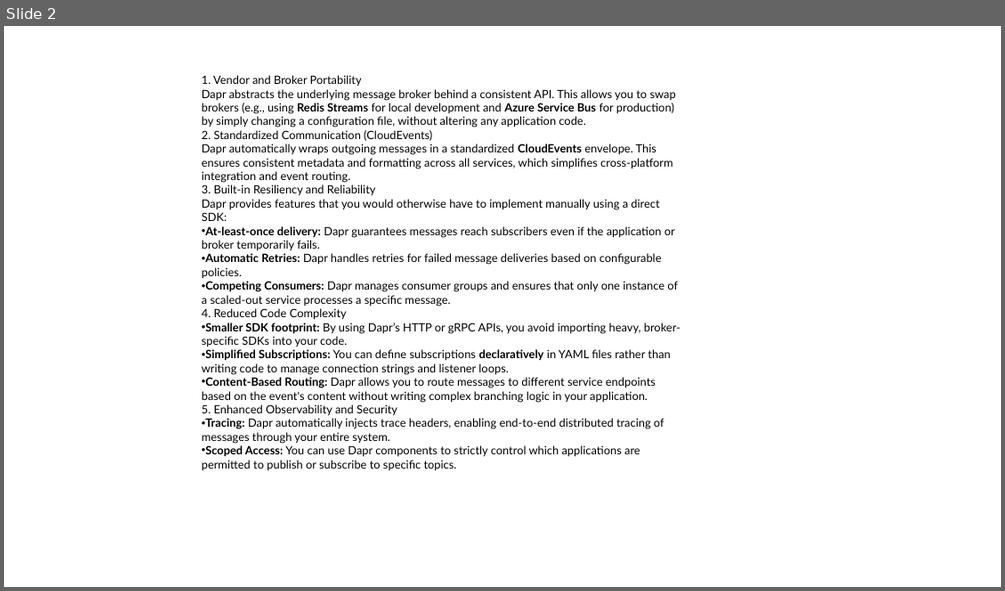
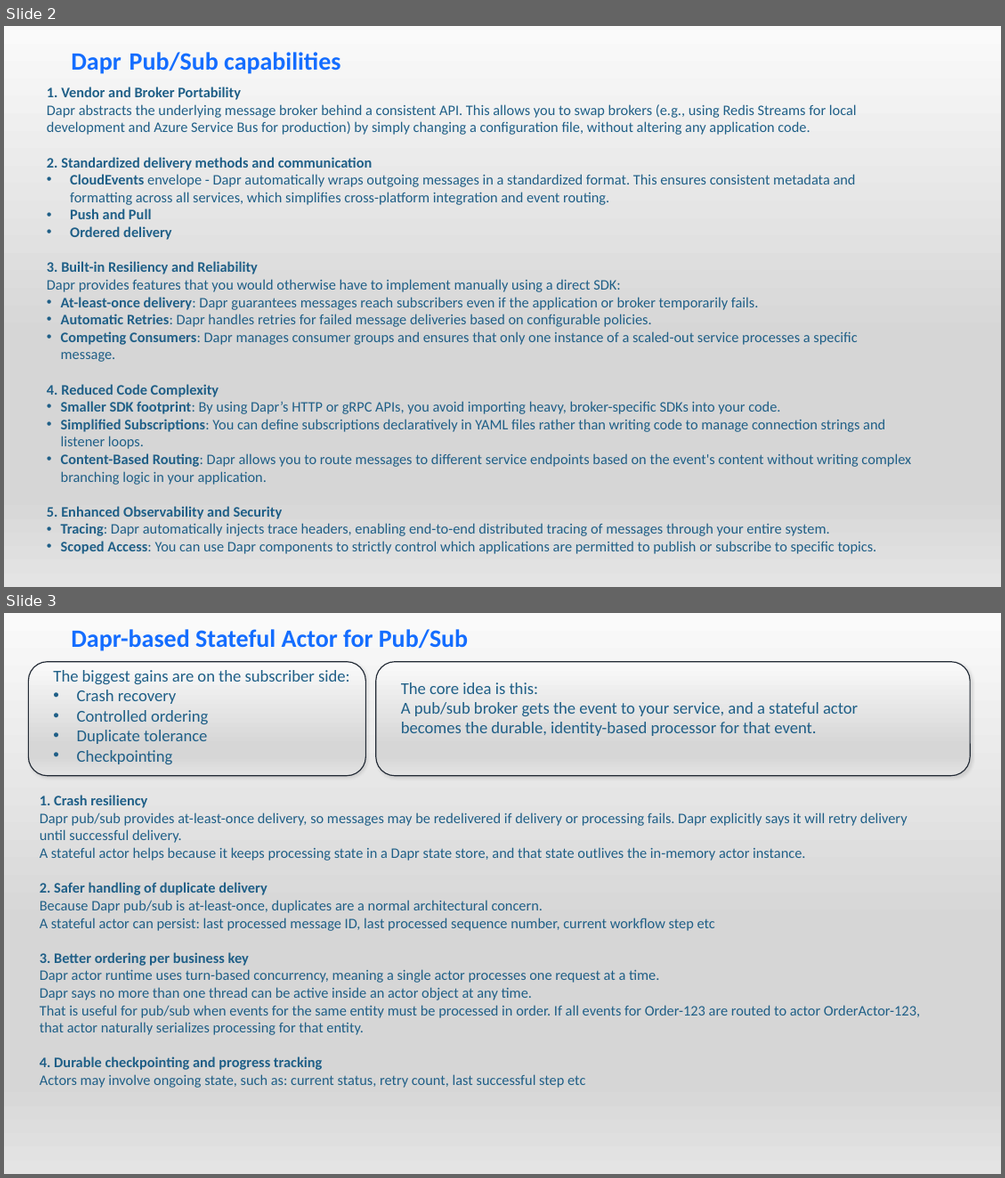
Before and after one commit to mchudinov/PubSubDapr, a slide deck: DaprPubSub.pptx. Shown one above the other, each under a label of ours: slide 2 before the commit, slides 2 and 3 after it. The pictures are 1005x591 and 1005x1178 pixels, drawn with LibreOffice and Linux fonts; fonts in the diff are those of the drawing. Boxes give left, top, right and bottom in pixels: in the first picture for what was removed or moved away, otherwise in the second. Text is boxed around its words. In the diff, an @@ line names an element or a change of style, - is before the commit and + after.

```diff
--- a/DaprPubSub.pptx
+++ b/DaprPubSub.pptx
@@ slide 3 added at <box>4,613,1001,1174</box>, background gradient #FAFAFA to #D7D7D7 to #E4E4E4 @@
@@ text added at <box>71,629,468,651</box>, 24 pt, text #146DFF, bold @@
+Dapr-based Stateful Actor for Pub/Sub
@@ rounded rectangle added at <box>29,662,366,775</box>, fill gradient #FAFAFA to #D7D7D7 to #E4E4E4, outline #222A35 1 pt @@
@@ rounded rectangle added at <box>376,662,971,775</box>, fill gradient #FAFAFA to #D7D7D7 to #E4E4E4, outline #222A35 1 pt @@
@@ text added at <box>53,670,350,764</box>, 16 pt, text #1F5F87 @@
+The biggest gains are on the subscriber side:
+• Crash recovery
+• Controlled ordering
+• Duplicate tolerance
+• Checkpointing
@@ text added at <box>401,682,858,736</box>, 16 pt, text #1F5F87 @@
+The core idea is this:
+A pub/sub broker gets the event to your service, and a stateful actor becomes the durable, identity-based processor for that event.
@@ text added at <box>40,795,920,1087</box>, 14 pt, text #1F5F87 @@
+1. Crash resiliency
+Dapr pub/sub provides at-least-once delivery, so messages may be redelivered if delivery or processing fails. Dapr explicitly says it will retry delivery until successful delivery.
+A stateful actor helps because it keeps processing state in a Dapr state store, and that state outlives the in-memory actor instance.
+2. Safer handling of duplicate delivery
+Because Dapr pub/sub is at-least-once, duplicates are a normal architectural concern.
+A stateful actor can persist: last processed message ID, last processed sequence number, current workflow step etc
+3. Better ordering per business key
+Dapr actor runtime uses turn-based concurrency, meaning a single actor processes one request at a time.
+Dapr says no more than one thread can be active inside an actor object at any time.
+That is useful for pub/sub when events for the same entity must be processed in order. If all events for Order-123 are routed to actor OrderActor-123, that actor naturally serializes processing for that entity.
+4. Durable checkpointing and progress tracking
+Actors may involve ongoing state, such as: current status, retry count, last successful step etc
@@ slide 2 changed as well @@
@@ background #FFFFFF to gradient #FAFAFA to #D7D7D7 to #E4E4E4 @@
@@ text added at <box>71,52,340,74</box>, 24 pt, text #146DFF, bold @@
+Dapr Pub/Sub capabilities
@@ text "1. Vendor and Broker Portability": place and size @@
-text "1. Vendor and Broker Portability" at <box>202,75,680,470</box>
+text "1. Vendor and Broker Portability" at <box>47,87,911,554</box>
@@ text at <box>47,87,911,554</box>: size 11 to 14 pt, font Lato to Calibri, text colour #000000 to #1F5F87 in "1. Vendor and Broker Portability", "Dapr abstracts the underlying message broker behind ...", "3. Built-in Resiliency and Reliability", "Dapr provides features that you would otherwise ..." and 10 more places; bold on in "1. Vendor and Broker Portability", "3. Built-in Resiliency and Reliability", "4. Reduced Code Complexity", "5. Enhanced Observability and Security"; bold off in "Redis Streams Azure Service Bus", "delivery:", "Retries:", "Consumers:" and 5 more places; indent changed @@
@@ text at <box>47,157,856,240</box>: text changed; size 11 to 14 pt; font Lato to Calibri; text colour #000000 to #1F5F87 @@
-2. Standardized Communication (CloudEvents)
-Dapr automatically wraps outgoing messages in a standardized CloudEvents envelope. This ensures consistent metadata and formatting across all services, which simplifies cross-platform integration and event routing.
+2. Standardized delivery methods and communication
+• CloudEvents envelope - Dapr automatically wraps outgoing messages in a standardized format. This ensures consistent metadata and formatting across all services, which simplifies cross-platform integration and event routing.
+• Push and Pull
+• Ordered delivery
```
Also in this commit, not shown: 2 other slides changed, 1 other slide added, 1 slide removed.
